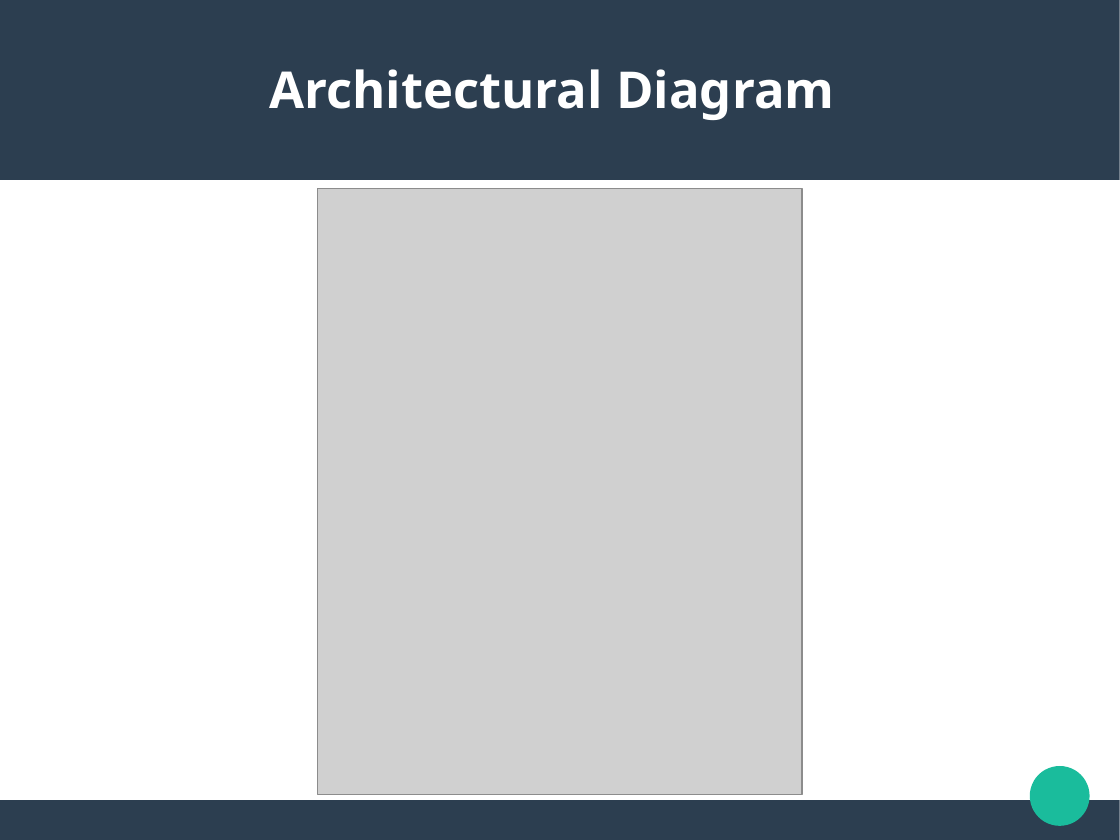
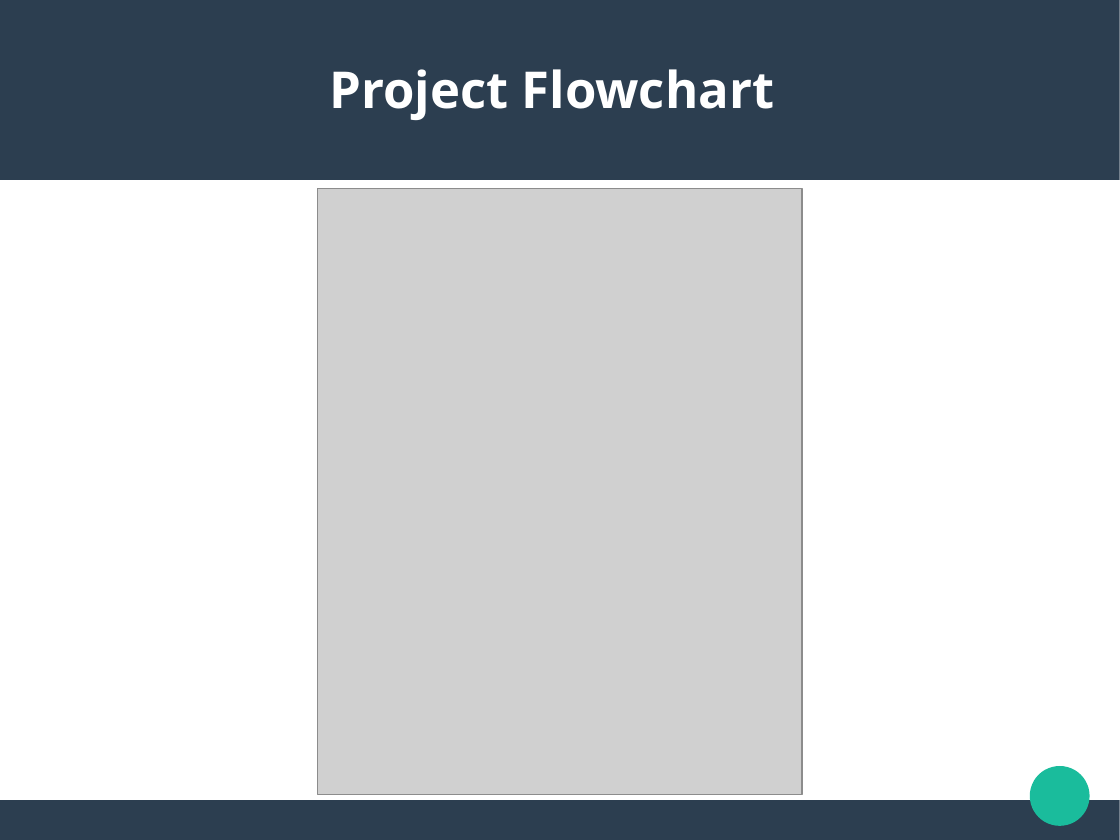
Before and after one commit to yawavi92/ML-Housing_price_predection, a slide deck: slide 3 of Resources/housing_price_prediction.pptx. Drawn at 1120x840 pixels with LibreOffice and Linux fonts; fonts in the diff are those of the drawing; grey boxes stand for pictures. Boxes give left, top, right and bottom in pixels: in the first picture for what was removed or moved away, otherwise in the second. Text is boxed around its words. In the diff, an @@ line names an element or a change of style, - is before the commit and + after.

```diff
--- a/Resources/housing_price_prediction.pptx
+++ b/Resources/housing_price_prediction.pptx
@@ text at (329,69,775,120): text changed @@
-Architectural Diagram
+Project Flowchart
```
Also in this commit, not shown: 6 other slides changed, 24 other files.
